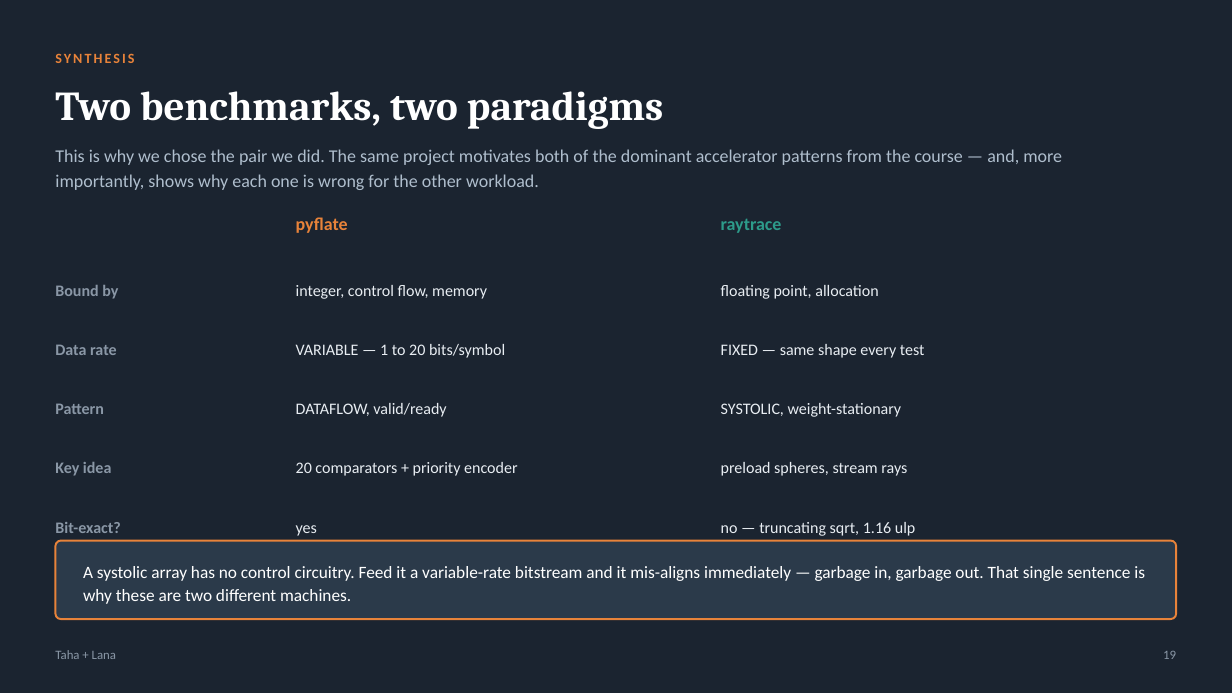
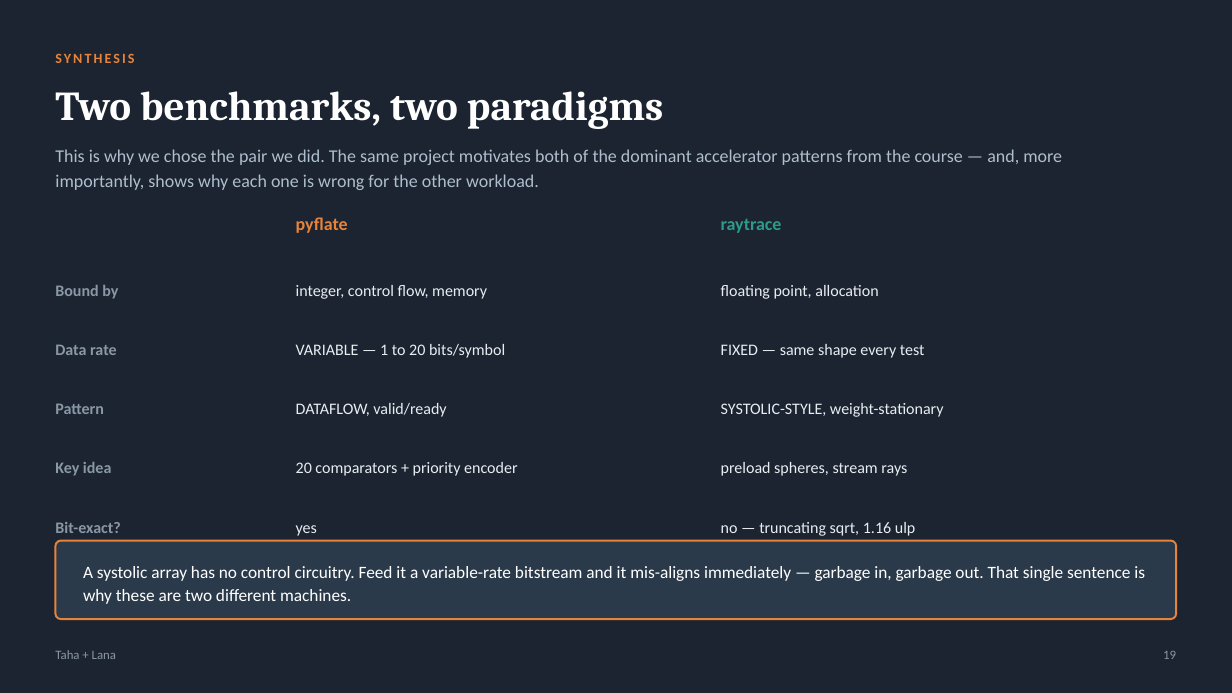
Before and after one commit to taha-tahaa/hwsw-codesign-project, a slide deck: slide 19 of presentation/HWSW_CoDesign_Final_Taha_Lana.pptx. Drawn at 1232x693 pixels with LibreOffice and Linux fonts; fonts in the diff are those of the drawing. Boxes give left, top, right and bottom in pixels: in the first picture for what was removed or moved away, otherwise in the second. Text is boxed around its words. In the diff, an @@ line names an element or a change of style, - is before the commit and + after.

```diff
--- a/presentation/HWSW_CoDesign_Final_Taha_Lana.pptx
+++ b/presentation/HWSW_CoDesign_Final_Taha_Lana.pptx
@@ text at bbox=[721, 403, 944, 417]: text changed @@
-SYSTOLIC, weight-stationary
+SYSTOLIC-STYLE, weight-stationary
```
Also in this commit, not shown: 4 other slides changed, 19 other files.
